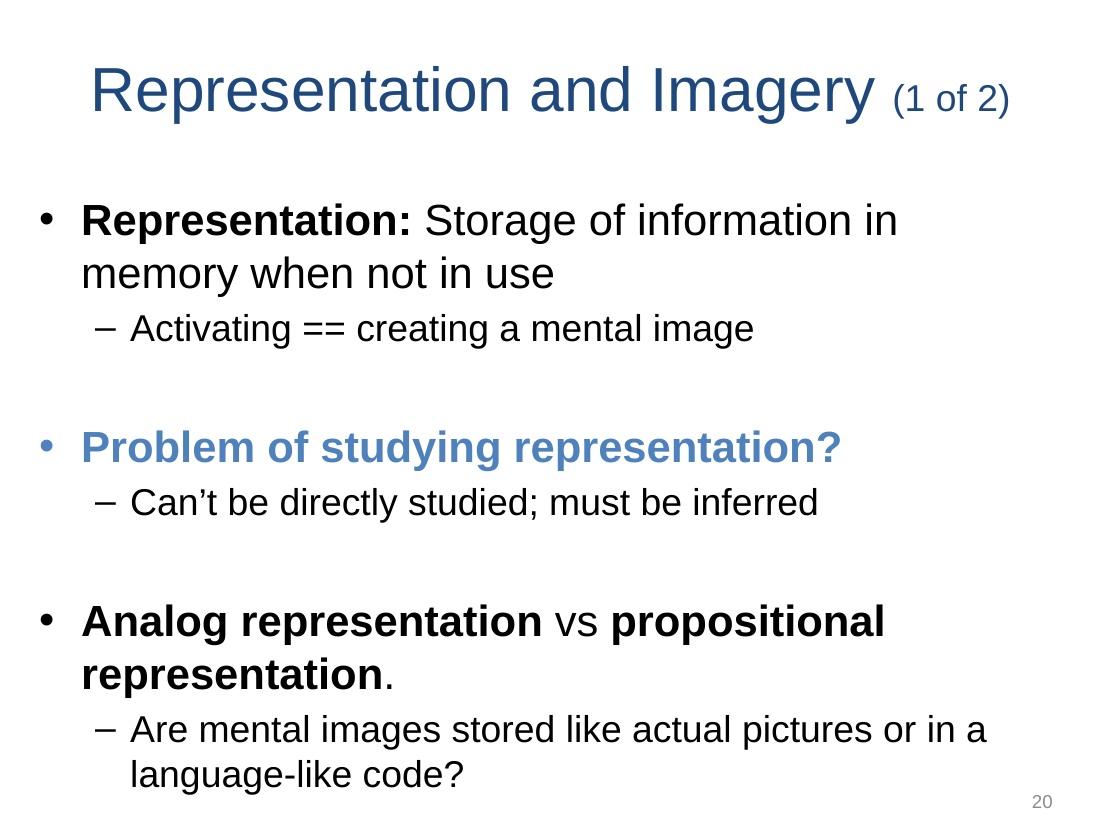
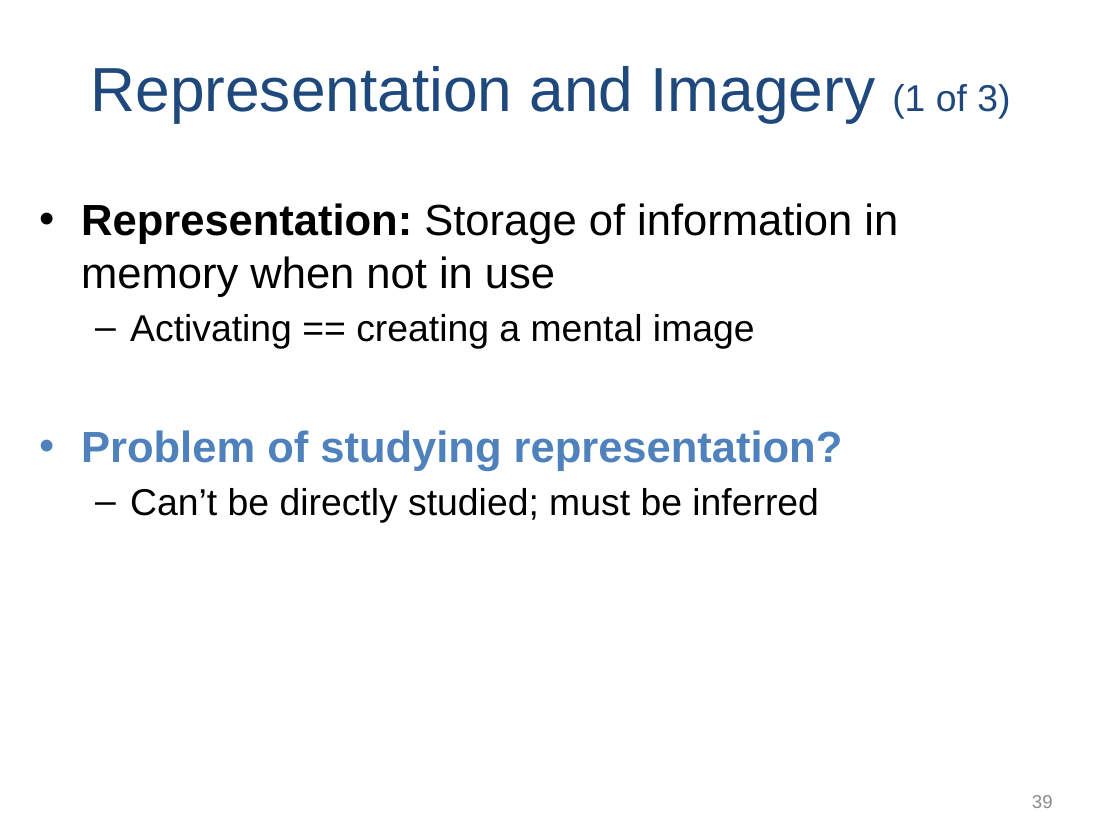
Before and after one commit to npm27/Teaching-Materials, a slide deck: slide 39 of Memory/Slides/Chapter 5.PPTX (slide 20 before the commit). Drawn at 1120x840 pixels with LibreOffice and Linux fonts; fonts in the diff are those of the drawing. Boxes give left, top, right and bottom in pixels: in the first picture for what was removed or moved away, otherwise in the second. Text is boxed around its words. In the diff, an @@ line names an element or a change of style, - is before the commit and + after.

```diff
--- a/Memory/Slides/Chapter 5.PPTX
+++ b/Memory/Slides/Chapter 5.PPTX
@@ title at <box>91,66,1010,122</box>: text changed @@
-Representation and Imagery (1 of 2)
+Representation and Imagery (1 of 3)
@@ text at <box>81,604,987,795</box>: paragraphs removed @@
-• Analog representation vs propositional representation.
-  – Are mental images stored like actual pictures or in a language-like code?
@@ page number at <box>1032,795,1053,808</box>: text changed @@
-20
+39
```
Also in this commit, not shown: 7 other slides changed, 24 slides added, 1 slide removed.
